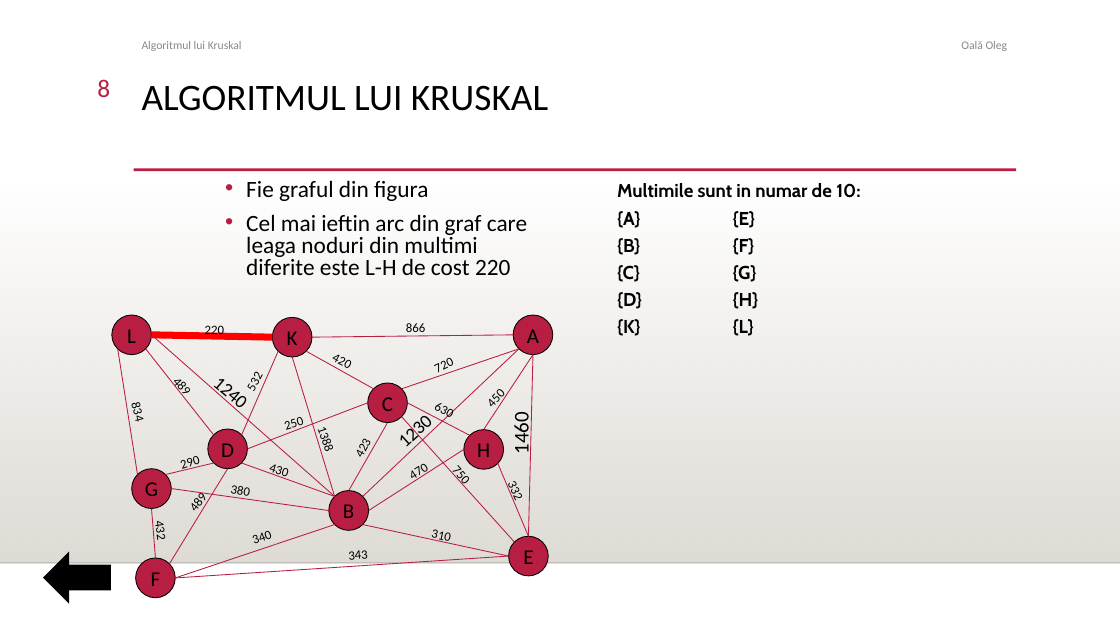
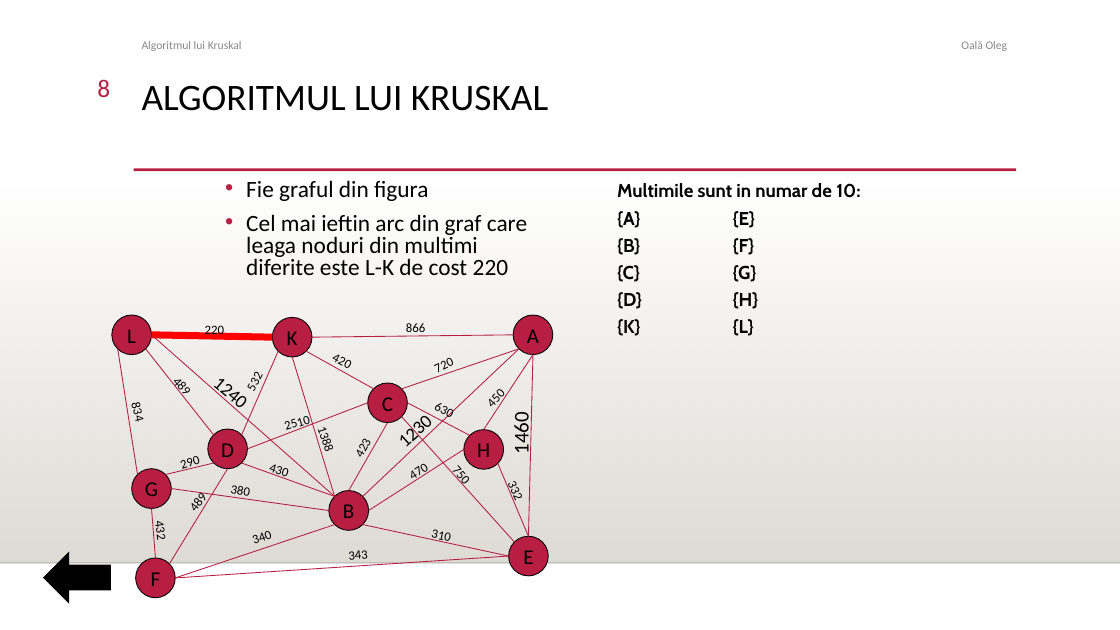
Before and after one commit to OlegColeg/Structuri-Discrete, a slide deck: slide 8 of Pr3 kruskal Oala Oleg.ppt. Drawn at 1120x630 pixels with LibreOffice and Linux fonts; fonts in the diff are those of the drawing; background and template pictures are left out. Boxes give left, top, right and bottom in pixels: in the first picture for what was removed or moved away, otherwise in the second. Text is boxed around its words. In the diff, an @@ line names an element or a change of style, - is before the commit and + after.

```diff
--- a/Pr3 kruskal Oala Oleg.ppt
+++ b/Pr3 kruskal Oala Oleg.ppt
@@ text at (246, 214, 527, 275): text changed @@
-• Cel mai ieftin arc din graf care leaga noduri din multimi diferite este L-H de cost 220
+• Cel mai ieftin arc din graf care leaga noduri din multimi diferite este L-K de cost 220
@@ text at (273, 402, 326, 440): text changed @@
-250
+2510
```
Also in this commit, not shown: 10 other slides changed.
